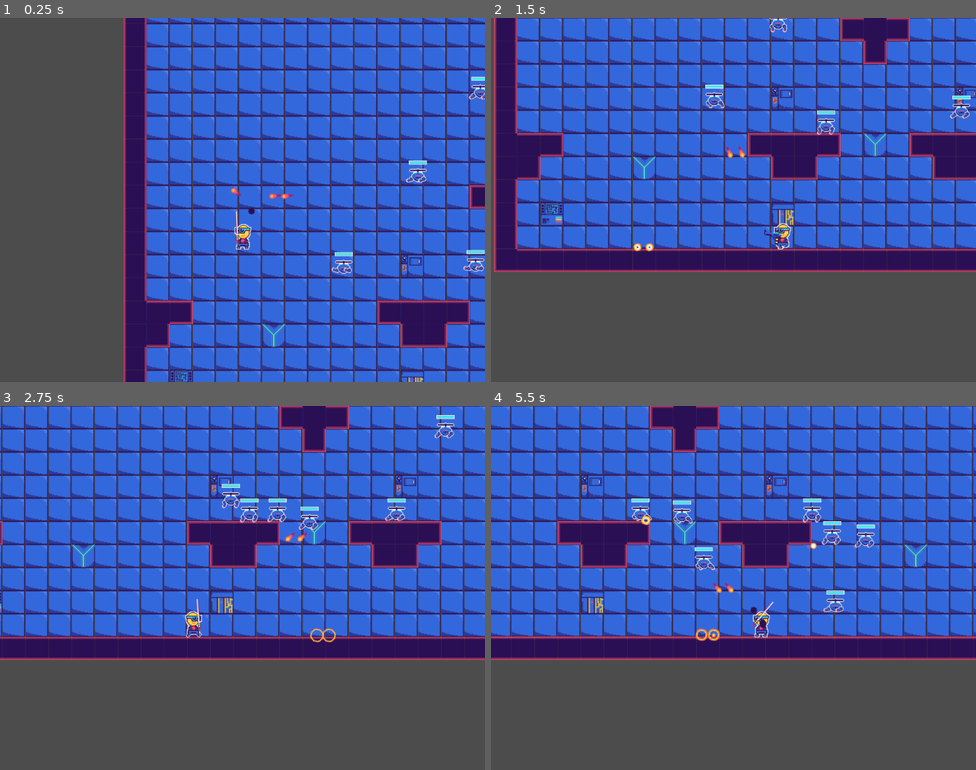
Above: before the commit, frames 1-4 (two rows, left to right).
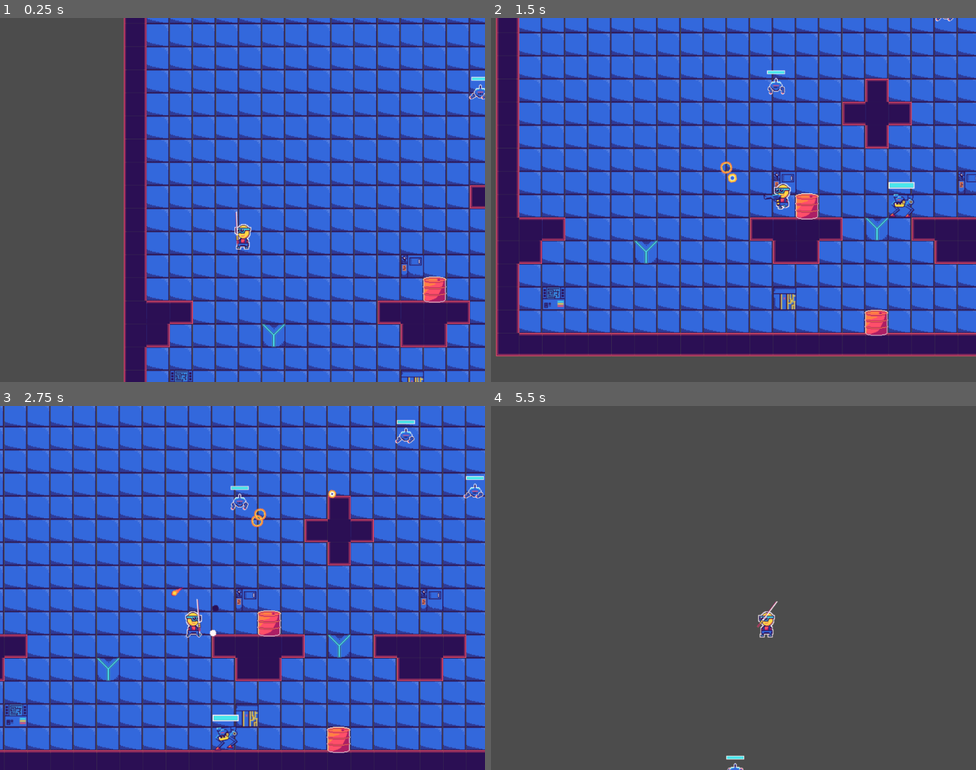
Above: after the commit, the same moments.

Repository: Sjbrimley26/Heli-Climber
Game: Godot game, scene res://Level1.tscn
The game is run twice, just before and just after one commit, with the same random seed, the same clock (stepped at 60 frames per second) and the same inputs. The project has no main scene, so this scene is started directly.
Inputs (mouse positions are in pixels of both pictures, inside the frame that each line leads up to):
- Up to frame 1 (0.25 s): no input
- Up to frame 2 (1.5 s): move the mouse to (840, 181) at 0.52 s; press the mouse at (840, 181) at 0.53 s; hold Right (right) from 0.53 s (still down); tap Up (up) at 0.77 s; move the mouse to (636, 218) at 1.27 s; release the mouse at (636, 218) at 1.28 s; tap E (weapon_next) at 1.35 s
- Up to frame 3 (2.75 s): tap Up (up) at 1.52 s; move the mouse to (291, 507) at 2.02 s; release Right (right) at 2.03 s; hold Left (left) from 2.03 s (still down); tap Q (weapon_prev) at 2.1 s
- Up to frame 4 (5.5 s): move the mouse to (709, 660) at 2.77 s; release Left (left) at 2.78 s; hold Right (right) 2.78-4.28 s; click (709, 660) at 2.85 s; tap Up (up) at 3.02, 3.77, 4.52 s; move the mouse to (879, 642) at 3.52 s; tap E (weapon_next) at 3.6 s; move the mouse to (588, 533) at 4.27 s; hold Left (left) 4.28-5.03 s; tap Q (weapon_prev) at 4.35 s; move the mouse to (757, 588) at 5.02 s; press the mouse at (757, 588) at 5.03 s; hold Right (right) from 5.03 s (still down)

The runs differ from the first frame. In frame 1, 0.9% of the frame differs, in the area x 47-100%, y 18-79%; in frame 2, 61%; in frame 3, 62%; in frame 4, 69%, in the area x 0-100%, y 0-100%.

Commit message:
Made Heli Drones a bit better
added exploding barrels

Diff:
--- a/Level1.tscn
+++ b/Level1.tscn
@@ -7,6 +7,8 @@
 [ext_resource path="res://img/tiles/wall_2.png" type="Texture" id=5]
 [ext_resource path="res://img/tiles/wall_3.png" type="Texture" id=6]
 [ext_resource path="res://img/tiles/wall_4.png" type="Texture" id=7]
+[ext_resource path="res://characters/enemies/Runner.tscn" type="PackedScene" id=8]
+[ext_resource path="res://props/Barrel.tscn" type="PackedScene" id=9]
 [ext_resource path="res://characters/enemies/Heli_Drone.tscn" type="PackedScene" id=10]
 
 [sub_resource type="GDScript" id=1]
@@ -455,12 +457,6 @@
 [node name="Player" parent="." instance=ExtResource( 3 )]
 position = Vector2( 4.71098, -85.2149 )
 
-[node name="Heli_Drone3" parent="." instance=ExtResource( 10 )]
-position = Vector2( 145.003, 17.2345 )
-
-[node name="Heli_Drone4" parent="." instance=ExtResource( 10 )]
-position = Vector2( 247.786, -109.575 )
-
 [node name="Heli_Drone5" parent="." instance=ExtResource( 10 )]
 position = Vector2( 338.555, -229.711 )
 
@@ -471,13 +467,25 @@
 position = Vector2( 472.039, -229.711 )
 
 [node name="Heli_Drone8" parent="." instance=ExtResource( 10 )]
-position = Vector2( 573.487, -101.566 )
+position = Vector2( 560.713, -123.077 )
 
 [node name="Heli_Drone9" parent="." instance=ExtResource( 10 )]
-position = Vector2( 665.591, 15.8996 )
+position = Vector2( 615.714, 0.393753 )
 
 [node name="Heli_Drone10" parent="." instance=ExtResource( 10 )]
-position = Vector2( 494.731, 14.5648 )
+position = Vector2( 668.47, -86.0358 )
 
 [node name="Heli_Drone11" parent="." instance=ExtResource( 10 )]
-position = Vector2( 331.881, 18.5693 )
+position = Vector2( 631.429, -230.833 )
+
+[node name="Runner" parent="." instance=ExtResource( 8 )]
+position = Vector2( 484.547, 38.7104 )
+
+[node name="Runner2" parent="." instance=ExtResource( 8 )]
+position = Vector2( 814.252, 37.3755 )
+
+[node name="Barrel" parent="." instance=ExtResource( 9 )]
+position = Vector2( 271.283, 48.8407 )
+
+[node name="Barrel2" parent="." instance=ExtResource( 9 )]
+position = Vector2( 367.449, 210.061 )
--- a/characters/enemies/Heli_Drone.tscn
+++ b/characters/enemies/Heli_Drone.tscn
@@ -8,7 +8,6 @@
 [ext_resource path="res://characters/components/HealthBar.tscn" type="PackedScene" id=6]
 [ext_resource path="res://img/enemies/heli_drone/heli_explosion.png" type="Texture" id=7]
 [ext_resource path="res://characters/enemies/Heli_Drone.gd" type="Script" id=8]
-[ext_resource path="res://characters/components/statuses/Self_Healing.tscn" type="PackedScene" id=9]
 
 [sub_resource type="RectangleShape2D" id=1]
 extents = Vector2( 12.5089, 10 )
@@ -86,7 +85,7 @@
 
 [node name="head" type="AnimatedSprite" parent="."]
 frames = SubResource( 2 )
-frame = 1
+frame = 2
 playing = true
 
 [node name="arm_l" type="Sprite" parent="head"]
@@ -120,8 +119,6 @@
 visible = false
 frames = SubResource( 12 )
 
-[node name="SelfHealing" parent="." instance=ExtResource( 9 )]
-
 [node name="NeighborArea" type="Area2D" parent="."]
 visible = false
 collision_layer = 0
--- a/guns/projectiles/AOE.gd
+++ b/guns/projectiles/AOE.gd
@@ -2,7 +2,7 @@
 
 var Bullet = preload("res://guns/projectiles/Bullet.gd")
 
-var damage = 5
+export var damage = 5
 
 # Called when the node enters the scene tree for the first time.
 func _ready():
@@ -15,5 +15,6 @@
 	var explosion = Bullet.new()
 	explosion.set_damage(damage)
 	for enemy in get_overlapping_bodies():
-		enemy.on_collision(explosion)
+		if enemy.has_method("on_collision"):
+			enemy.on_collision(explosion)
 	explosion.queue_free()
--- /dev/null
+++ b/props/Barrel.gd
@@ -0,0 +1,23 @@
+extends StaticBody2D
+
+signal trigger_aoe()
+const MAX_HITS = 3
+var hit_count = 0
+
+func on_collision(body):
+	if body.has_meta("type") and body.get_meta("type") == "projectile":
+		if hit_count == MAX_HITS:
+			explode()
+		hit_count += 1
+
+func explode():
+	$AnimatedSprite.play("explode")
+	emit_signal("trigger_aoe")
+	$CollisionShape2D.set_scale(Vector2(1, 0.5))
+	$CollisionShape2D.position.y += 10
+
+func on_animation_end():
+	$AnimatedSprite.play("burning")
+
+func _ready():
+	$AnimatedSprite.connect("animation_finished", self, "on_animation_end")
--- /dev/null
+++ b/props/Barrel.tscn
@@ -0,0 +1,115 @@
+[gd_scene load_steps=20 format=2]
+
+[ext_resource path="res://guns/projectiles/AOE.tscn" type="PackedScene" id=1]
+[ext_resource path="res://img/props/barrel.png" type="Texture" id=2]
+[ext_resource path="res://props/Barrel.gd" type="Script" id=3]
+
+[sub_resource type="AtlasTexture" id=1]
+flags = 4
+atlas = ExtResource( 2 )
+region = Rect2( 0, 0, 128, 128 )
+
+[sub_resource type="AtlasTexture" id=2]
+flags = 4
+atlas = ExtResource( 2 )
+region = Rect2( 0, 384, 128, 128 )
+
+[sub_resource type="AtlasTexture" id=3]
+flags = 4
+atlas = ExtResource( 2 )
+region = Rect2( 128, 384, 128, 128 )
+
+[sub_resource type="AtlasTexture" id=4]
+flags = 4
+atlas = ExtResource( 2 )
+region = Rect2( 256, 384, 128, 128 )
+
+[sub_resource type="AtlasTexture" id=5]
+flags = 4
+atlas = ExtResource( 2 )
+region = Rect2( 0, 0, 128, 128 )
+
+[sub_resource type="AtlasTexture" id=6]
+flags = 4
+atlas = ExtResource( 2 )
+region = Rect2( 128, 0, 128, 128 )
+
+[sub_resource type="AtlasTexture" id=7]
+flags = 4
+atlas = ExtResource( 2 )
+region = Rect2( 256, 0, 128, 128 )
+
+[sub_resource type="AtlasTexture" id=8]
+flags = 4
+atlas = ExtResource( 2 )
+region = Rect2( 0, 128, 128, 128 )
+
+[sub_resource type="AtlasTexture" id=9]
+flags = 4
+atlas = ExtResource( 2 )
+region = Rect2( 128, 128, 128, 128 )
+
+[sub_resource type="AtlasTexture" id=10]
+flags = 4
+atlas = ExtResource( 2 )
+region = Rect2( 256, 128, 128, 128 )
+
+[sub_resource type="AtlasTexture" id=11]
+flags = 4
+atlas = ExtResource( 2 )
+region = Rect2( 0, 256, 128, 128 )
+
+[sub_resource type="AtlasTexture" id=12]
+flags = 4
+atlas = ExtResource( 2 )
+region = Rect2( 128, 256, 128, 128 )
+
+[sub_resource type="AtlasTexture" id=13]
+flags = 4
+atlas = ExtResource( 2 )
+region = Rect2( 256, 256, 128, 128 )
+
+[sub_resource type="AtlasTexture" id=14]
+flags = 4
+atlas = ExtResource( 2 )
+region = Rect2( 0, 384, 128, 128 )
+
+[sub_resource type="SpriteFrames" id=15]
+animations = [ {
+"frames": [ SubResource( 1 ) ],
+"loop": true,
+"name": "default",
+"speed": 5.0
+}, {
+"frames": [ SubResource( 2 ), SubResource( 3 ), SubResource( 4 ) ],
+"loop": true,
+"name": "burning",
+"speed": 6.0
+}, {
+"frames": [ SubResource( 5 ), SubResource( 6 ), SubResource( 7 ), SubResource( 8 ), SubResource( 9 ), SubResource( 10 ), SubResource( 11 ), SubResource( 12 ), SubResource( 13 ), SubResource( 14 ) ],
+"loop": true,
+"name": "explode",
+"speed": 12.0
+} ]
+
+[sub_resource type="RectangleShape2D" id=16]
+extents = Vector2( 19.75, 21.75 )
+
+[node name="Barrel" type="StaticBody2D"]
+scale = Vector2( 0.83238, 0.83238 )
+collision_mask = 7
+script = ExtResource( 3 )
+
+[node name="AnimatedSprite" type="AnimatedSprite" parent="."]
+frames = SubResource( 15 )
+
+[node name="CollisionShape2D" type="CollisionShape2D" parent="."]
+position = Vector2( -0.5, 0 )
+scale = Vector2( 1.00229, 1.00562 )
+shape = SubResource( 16 )
+
+[node name="AOE" parent="." instance=ExtResource( 1 )]
+position = Vector2( -1, -2 )
+scale = Vector2( 10.0502, 10.0502 )
+collision_mask = 6
+damage = 10
Not shown: 1 places in Level1.tscn that only renumber resources
Not shown: 1 places in characters/enemies/Heli_Drone.tscn that only renumber resources
Binary file added: img/props/barrel.png
Not shown, added: img/props/barrel.png.import
